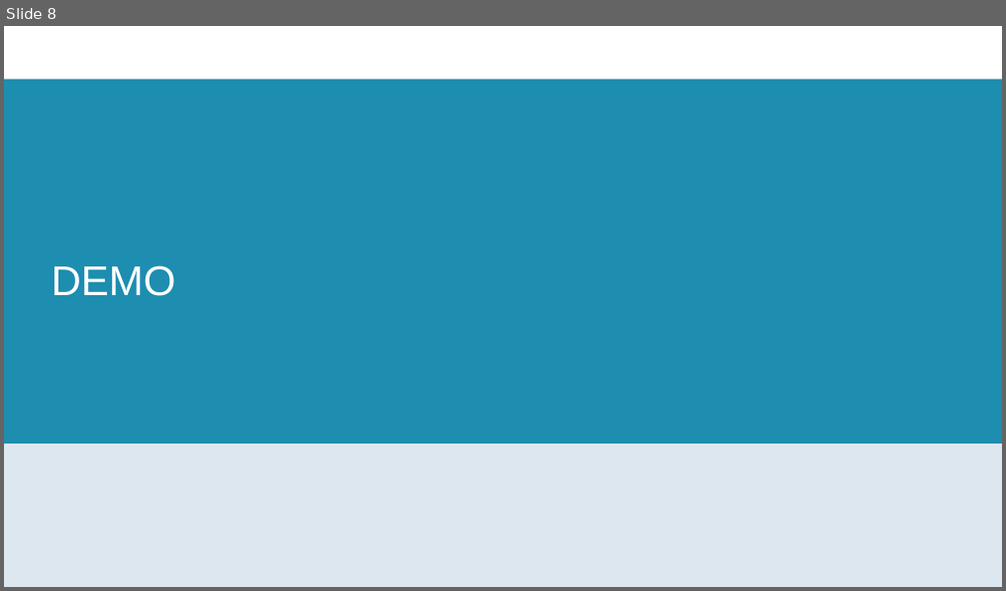
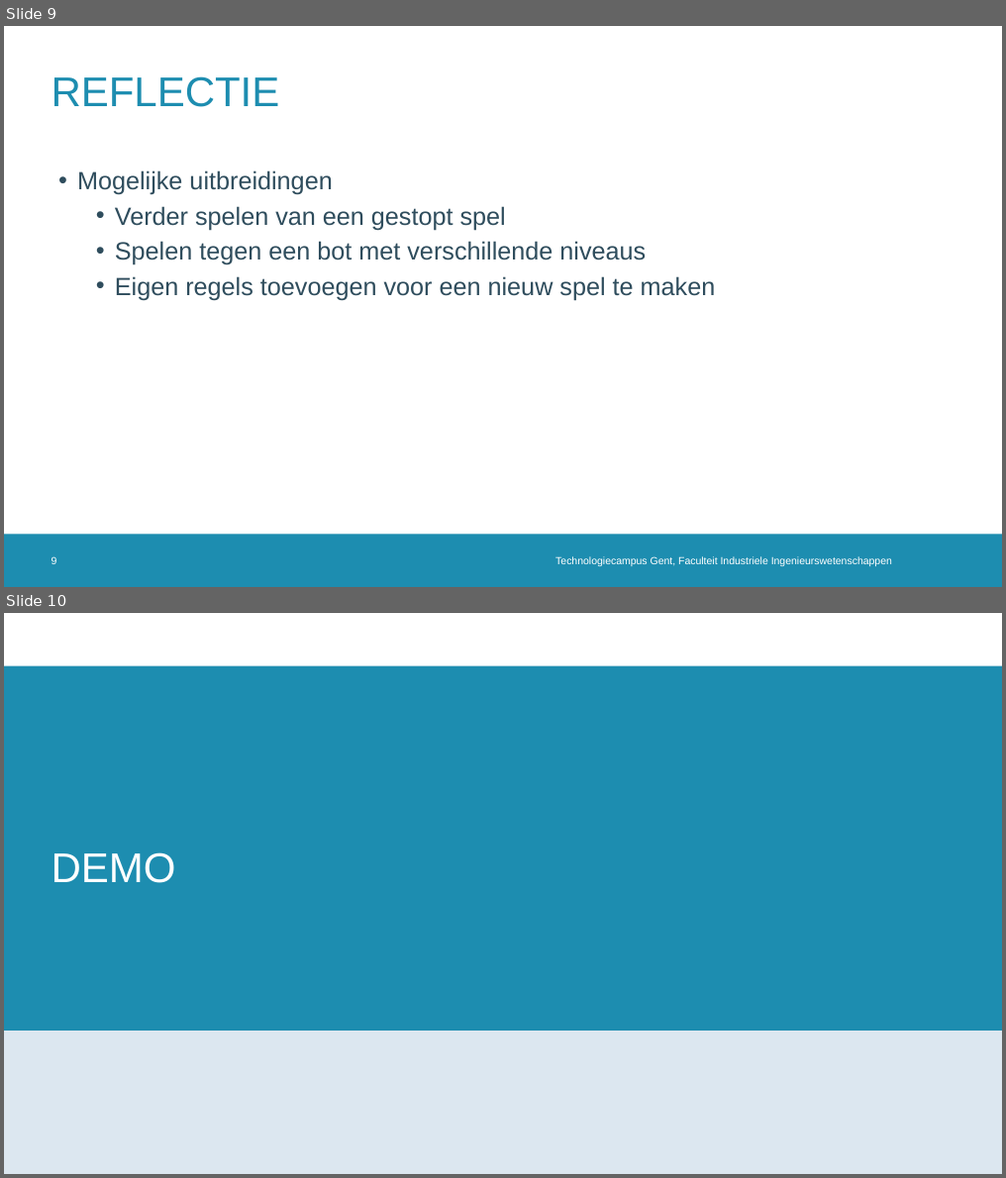
Before and after one commit to Pieterism/UNO, a slide deck: Documents/presentatie UNO.pptx. Shown one above the other, each under a label of ours: slide 8 before the commit, slides 9 and 10 after it. The pictures are 1006x591 and 1006x1178 pixels, drawn with LibreOffice and Linux fonts; fonts in the diff are those of the drawing; background and template pictures are left out. Boxes give left, top, right and bottom in pixels: in the first picture for what was removed or moved away, otherwise in the second. Text is boxed around its words. In the diff, an @@ line names an element or a change of style, - is before the commit and + after.

```diff
--- a/Documents/presentatie UNO.pptx
+++ b/Documents/presentatie UNO.pptx
@@ slide 9 added at [4, 26, 1002, 587], background #FFFFFF; not listed: 1 template element that a slide beside it also shows @@
@@ title added at [52, 76, 280, 107], 40 pt, text #1D8DB0 @@
+REFLECTIE
@@ text added at [77, 171, 716, 301], 24 pt, text #2F4D5D @@
+• Mogelijke uitbreidingen
+  • Verder spelen van een gestopt spel
+  • Spelen tegen een bot met verschillende niveaus
+  • Eigen regels toevoegen voor een nieuw spel te maken
@@ page number added at [52, 557, 57, 565], 10 pt, text #FFFFFF @@
+9
@@ text added at [555, 557, 892, 567], 10 pt, text #FFFFFF @@
+Technologiecampus Gent, Faculteit Industriele Ingenieurswetenschappen
@@ what was slide 8 is now slide 10 @@
```
Also in this commit, not shown: 4 slides changed, 1 other slide added.
